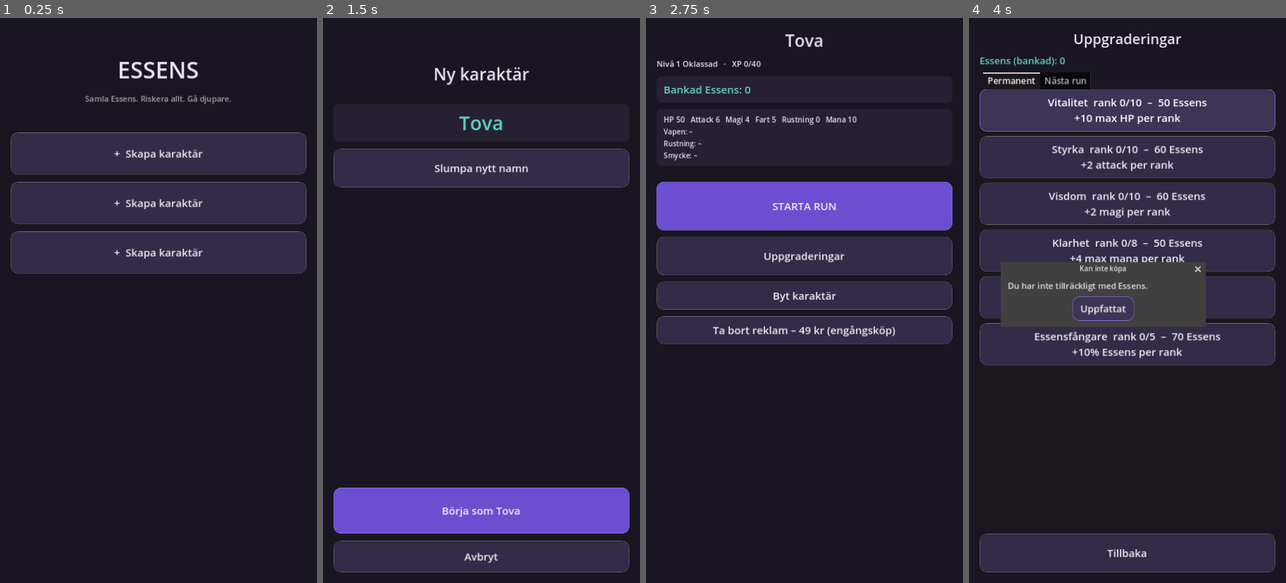
Above: before the commit, frames 1-4 (left to right).
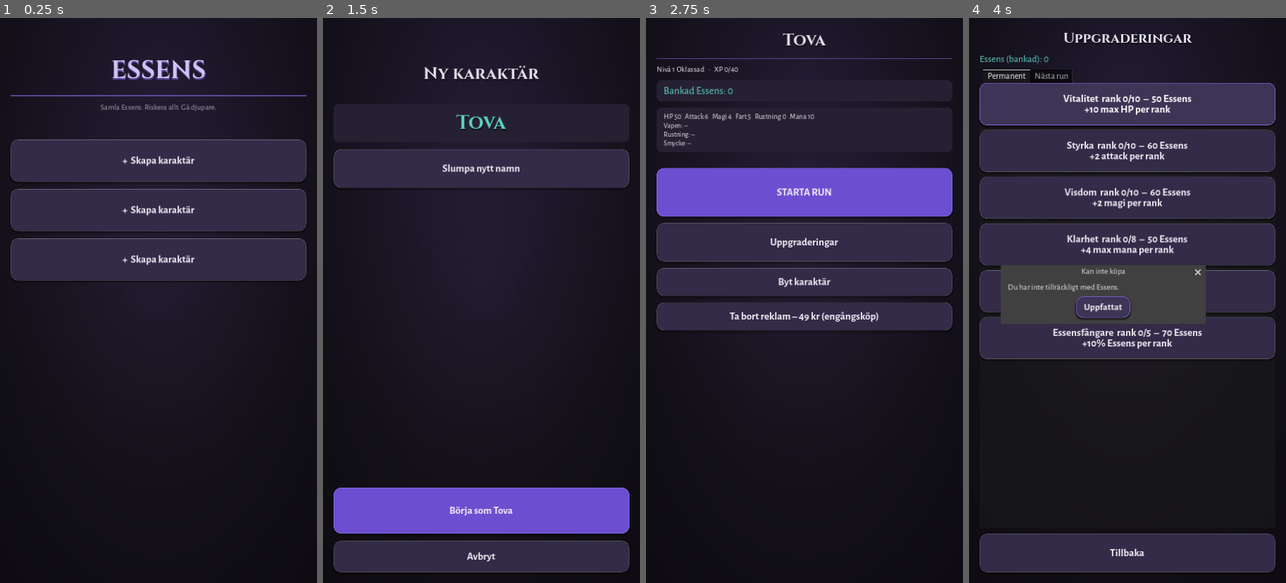
Above: after the commit, the same moments.

Repository: DrDev1337/Dreamapp
Game: Godot game, scene res://scenes/main.tscn
Same seed, same stepped clock (60 frames per second), same inputs: the game is played once before the commit and once after it.
Inputs:
- Up to frame 1 (0.25 s): no input
- Up to frame 2 (1.5 s): click "+ Skapa karaktär" at 0.5 s; click "Slumpa nytt namn" at 1.25 s
- Up to frame 3 (2.75 s): click "Börja som Tova" at 2 s
- Up to frame 4 (4 s): click "Uppgraderingar" at 2.75 s; click "Vitalitet rank 0/10 – 50 Esse…" at 3.5 s

The runs differ from the first frame. In frame 1, 9.6% of the frame differs, in the area x 3-97%, y 7-47%; in frame 2, 1.6%; in frame 3, 15%, in the area x 3-97%, y 2-58%; in frame 4, 15%.

Commit message:
Visuellt pass: bundlade typsnitt, skiktad bakgrund och animationer
- Cinzel (rubriker) + Alegreya Sans (brödtext/knappar) bundlade som
  woff2 med OFL-licenser – ersätter Godots systemtypsnitt.
- Skiktad bakgrund utan bildfiler: grundfärg + radiellt accentsken
  uppifrån + vinjett i kanterna (GradientTexture2D).
- Skuggor på paneler och knappar; tryckt knapp tappar skuggan så den
  känns nedtryckt. Accentavdelare under rubriker.
- Juice: mjuk intoning vid skärmbyten, ljusblixt i striden när en
  handling utförs.
- default_clear_color matchar UI-bakgrunden.

Co-Authored-By: Claude Fable 5 <noreply@anthropic.com>
Claude-Session: https://claude.ai/code/session_019aKYy591HB2eGFWw2i1t2D

Diff:
--- a/project.godot
+++ b/project.godot
@@ -34,6 +34,8 @@
 ; UI-baserat 2D-spel är den rätt val även på mobil (lägst overhead).
 renderer/rendering_method="gl_compatibility"
 renderer/rendering_method.mobile="gl_compatibility"
+; Matcha UI:ts bakgrundsfärg så att letterbox-ytor inte blir svarta.
+environment/defaults/default_clear_color=Color(0.102, 0.086, 0.129, 1)
 ; Krävs för webbexport med vram_texture_compression/for_mobile=true –
 ; utan denna nekar Godot exporten utan felmeddelande.
 textures/vram_compression/import_etc2_astc=true
--- a/src/ui/combat_screen.gd
+++ b/src/ui/combat_screen.gd
@@ -5,6 +5,7 @@
 
 var selected_target := 0
 var victory_rewards := {}
+var flash_on_build := false  # träff-feedback efter en handling
 # Cachad motor-referens: Game.run.combat nollas av on_combat_victory(),
 # men segerpanelen behöver fortfarande läsa slutläget.
 var engine: CombatEngine = null
@@ -76,6 +77,13 @@
 		layout.add_child(_end_panel(combat))
 	else:
 		layout.add_child(_ability_grid(combat))
+
+	# Kort ljusblixt när en handling just utförts – billig men tydlig juice.
+	if flash_on_build:
+		flash_on_build = false
+		modulate = Color(1.35, 1.25, 1.2)
+		var tween := create_tween()
+		tween.tween_property(self, "modulate", Color.WHITE, 0.18)
 
 	# Onboarding-popup 1/3 (US-9.1).
 	if Game.should_show_tutorial("combat_intro"):
@@ -173,6 +181,7 @@
 		if combat.is_over() and combat.result == "victory":
 			victory_rewards = Game.run.on_combat_victory(Game.character)
 			Game.save_game()
+		flash_on_build = true
 		rebuild()
 
 
--- a/src/ui/hub_screen.gd
+++ b/src/ui/hub_screen.gd
@@ -12,6 +12,7 @@
 
 	var class_label: String = LevelUp.AXIS_LABELS.get(character.class_identity, "Oklassad")
 	layout.add_child(UIKit.title("%s" % character.character_name, 38))
+	layout.add_child(UIKit.divider())
 	layout.add_child(
 		UIKit.body(
 			(
--- a/src/ui/main.gd
+++ b/src/ui/main.gd
@@ -23,11 +23,49 @@
 
 func _ready() -> void:
 	theme = UIKit.build_theme()
-	var background := ColorRect.new()
-	background.color = UIKit.COLOR_BG
-	background.set_anchors_and_offsets_preset(Control.PRESET_FULL_RECT)
-	add_child(background)
+	_build_background()
 	show_slots()
+
+
+## Skiktad bakgrund helt utan bildfiler: grundfärg, ett svagt lila
+## ljussken uppifrån och en mörk vinjett i kanterna.
+func _build_background() -> void:
+	var base := ColorRect.new()
+	base.color = UIKit.COLOR_BG
+	base.set_anchors_and_offsets_preset(Control.PRESET_FULL_RECT)
+	base.mouse_filter = Control.MOUSE_FILTER_IGNORE
+	add_child(base)
+
+	var glow := _gradient_layer(
+		Color(UIKit.COLOR_ACCENT.r, UIKit.COLOR_ACCENT.g, UIKit.COLOR_ACCENT.b, 0.14),
+		Color(UIKit.COLOR_ACCENT.r, UIKit.COLOR_ACCENT.g, UIKit.COLOR_ACCENT.b, 0.0),
+		Vector2(0.5, 0.1),
+		Vector2(0.5, 0.85)
+	)
+	add_child(glow)
+
+	var vignette := _gradient_layer(
+		Color(0, 0, 0, 0.0), Color(0, 0, 0, 0.5), Vector2(0.5, 0.45), Vector2(0.5, 1.25)
+	)
+	add_child(vignette)
+
+
+func _gradient_layer(inner: Color, outer: Color, from: Vector2, to: Vector2) -> TextureRect:
+	var gradient := Gradient.new()
+	gradient.colors = PackedColorArray([inner, outer])
+	gradient.offsets = PackedFloat32Array([0.0, 1.0])
+	var texture := GradientTexture2D.new()
+	texture.gradient = gradient
+	texture.fill = GradientTexture2D.FILL_RADIAL
+	texture.fill_from = from
+	texture.fill_to = to
+	var rect := TextureRect.new()
+	rect.texture = texture
+	rect.expand_mode = TextureRect.EXPAND_IGNORE_SIZE
+	rect.stretch_mode = TextureRect.STRETCH_SCALE
+	rect.set_anchors_and_offsets_preset(Control.PRESET_FULL_RECT)
+	rect.mouse_filter = Control.MOUSE_FILTER_IGNORE
+	return rect
 
 
 func _goto(script: GDScript, data := {}) -> void:
--- a/src/ui/screen_base.gd
+++ b/src/ui/screen_base.gd
@@ -10,6 +10,10 @@
 func _ready() -> void:
 	set_anchors_and_offsets_preset(Control.PRESET_FULL_RECT)
 	build()
+	# Mjuk intoning vid skärmbyte.
+	modulate.a = 0.0
+	var tween := create_tween()
+	tween.tween_property(self, "modulate:a", 1.0, 0.18).set_ease(Tween.EASE_OUT)
 
 
 ## Överskuggas av varje skärm.
--- a/src/ui/slot_screen.gd
+++ b/src/ui/slot_screen.gd
@@ -46,7 +46,14 @@
 	layout.add_theme_constant_override("separation", 16)
 	add_child(UIKit.vmargin(layout))
 	layout.add_child(UIKit.spacer(40))
-	layout.add_child(UIKit.title("ESSENS", 52))
+	var game_title := UIKit.title("ESSENS", 56)
+	game_title.add_theme_color_override("font_color", Color("cfc4f5"))
+	game_title.add_theme_color_override(
+		"font_shadow_color",
+		Color(UIKit.COLOR_ACCENT.r, UIKit.COLOR_ACCENT.g, UIKit.COLOR_ACCENT.b, 0.55)
+	)
+	layout.add_child(game_title)
+	layout.add_child(UIKit.divider())
 	var tagline := UIKit.body("Samla Essens. Riskera allt. Gå djupare.", 18)
 	tagline.horizontal_alignment = HORIZONTAL_ALIGNMENT_CENTER
 	tagline.add_theme_color_override("font_color", Color(1, 1, 1, 0.6))
--- a/src/ui/ui_kit.gd
+++ b/src/ui/ui_kit.gd
@@ -16,23 +16,33 @@
 const COLOR_WARN := Color("e0a437")
 const RARITY_COLORS := {"common": Color("b8b8b8"), "rare": Color("5fa8e0"), "epic": Color("b45fe0")}
 
+# Bundlade typsnitt (OFL, se assets/fonts/): Cinzel för rubriker,
+# Alegreya Sans för brödtext och knappar.
+const FONT_TITLE := preload("res://assets/fonts/cinzel-700.woff2")
+const FONT_BODY := preload("res://assets/fonts/alegreya-sans-400.woff2")
+const FONT_BOLD := preload("res://assets/fonts/alegreya-sans-700.woff2")
+
 
 ## Globalt tema: rundade knappar med tydliga tryck-tillstånd, luftiga
 ## paneler och konsekventa typsnittsstorlekar. Sätts på rot-noden i
 ## main.gd så att allt UI (även dialoger) ärver det.
 static func build_theme() -> Theme:
 	var theme := Theme.new()
+	theme.default_font = FONT_BODY
+	theme.default_font_size = 19
 
 	theme.set_font_size("font_size", "Label", 19)
+	theme.set_font("font", "Button", FONT_BOLD)
 	theme.set_font_size("font_size", "Button", 22)
 	theme.set_color("font_color", "Label", Color("e8e4f0"))
 
 	theme.set_stylebox("normal", "Button", _button_box(COLOR_BUTTON))
 	theme.set_stylebox("hover", "Button", _button_box(COLOR_BUTTON_HOVER))
-	theme.set_stylebox("pressed", "Button", _button_box(COLOR_BUTTON_PRESSED, COLOR_ACCENT))
+	theme.set_stylebox("pressed", "Button", _button_box(COLOR_BUTTON_PRESSED, COLOR_ACCENT, true))
 	theme.set_stylebox("focus", "Button", _button_box(COLOR_BUTTON_HOVER, COLOR_ACCENT))
-	var disabled_box := _button_box(Color(COLOR_BUTTON.r, COLOR_BUTTON.g, COLOR_BUTTON.b, 0.4))
-	disabled_box.border_color = Color(1, 1, 1, 0.06)
+	var disabled_box := _button_box(
+		Color(COLOR_BUTTON.r, COLOR_BUTTON.g, COLOR_BUTTON.b, 0.4), Color(1, 1, 1, 0.06), true
+	)
 	theme.set_stylebox("disabled", "Button", disabled_box)
 	theme.set_color("font_color", "Button", Color("f0edf7"))
 	theme.set_color("font_pressed_color", "Button", Color.WHITE)
@@ -42,6 +52,11 @@
 	var panel_box := StyleBoxFlat.new()
 	panel_box.bg_color = COLOR_PANEL
 	panel_box.set_corner_radius_all(14)
+	panel_box.border_width_top = 1
+	panel_box.border_color = Color(1, 1, 1, 0.05)
+	panel_box.shadow_color = Color(0, 0, 0, 0.35)
+	panel_box.shadow_size = 10
+	panel_box.shadow_offset = Vector2(0, 5)
 	panel_box.content_margin_left = 16
 	panel_box.content_margin_right = 16
 	panel_box.content_margin_top = 12
@@ -51,7 +66,10 @@
 	return theme
 
 
-static func _button_box(bg: Color, border := Color(1, 1, 1, 0.10)) -> StyleBoxFlat:
+## pressed=true tar bort skuggan så att knappen känns nedtryckt.
+static func _button_box(
+	bg: Color, border := Color(1, 1, 1, 0.10), pressed := false
+) -> StyleBoxFlat:
 	var box := StyleBoxFlat.new()
 	box.bg_color = bg
 	box.set_corner_radius_all(16)
@@ -60,6 +78,10 @@
 	box.border_width_top = 1
 	box.border_width_bottom = 1
 	box.border_color = border
+	if not pressed:
+		box.shadow_color = Color(0, 0, 0, 0.30)
+		box.shadow_size = 4
+		box.shadow_offset = Vector2(0, 3)
 	box.content_margin_left = 18
 	box.content_margin_right = 18
 	box.content_margin_top = 12
@@ -70,9 +92,20 @@
 static func title(text: String, size := 34) -> Label:
 	var label := Label.new()
 	label.text = text
+	label.add_theme_font_override("font", FONT_TITLE)
 	label.add_theme_font_size_override("font_size", size)
+	label.add_theme_color_override("font_shadow_color", Color(0, 0, 0, 0.5))
+	label.add_theme_constant_override("shadow_offset_y", 3)
 	label.horizontal_alignment = HORIZONTAL_ALIGNMENT_CENTER
 	return label
+
+
+## Tunn accentlinje som avdelare under rubriker.
+static func divider(color := COLOR_ACCENT, height := 2) -> Control:
+	var line := ColorRect.new()
+	line.color = Color(color.r, color.g, color.b, 0.55)
+	line.custom_minimum_size = Vector2(0, height)
+	return line
 
 
 static func body(text: String, size := 20) -> Label:
Not shown, added: assets/fonts/LICENSE-alegreya-sans-OFL.txt
Not shown, added: assets/fonts/LICENSE-cinzel-OFL.txt
Binary file added: assets/fonts/alegreya-sans-400.woff2
Binary file added: assets/fonts/alegreya-sans-700.woff2
Binary file added: assets/fonts/cinzel-700.woff2
